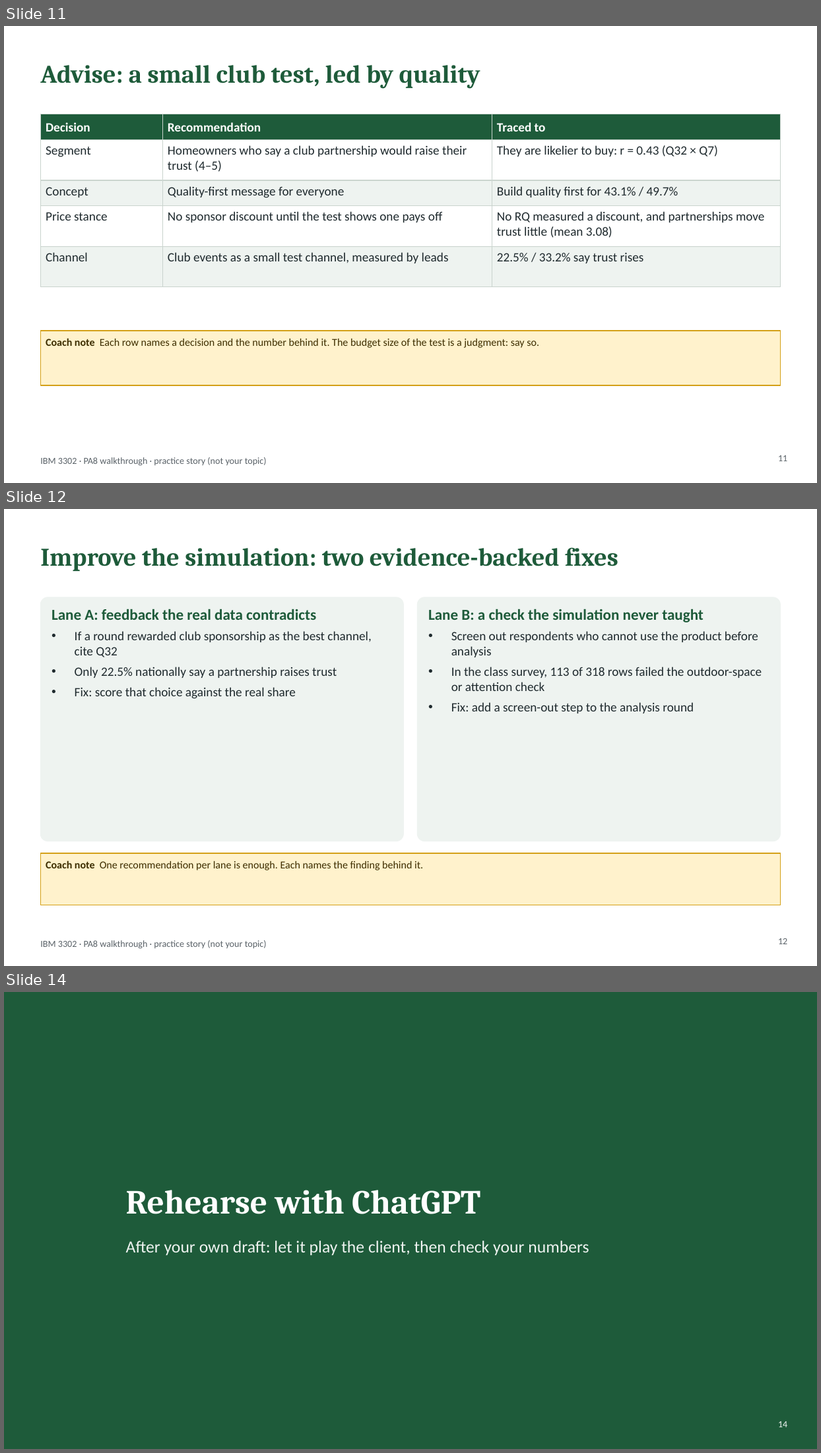
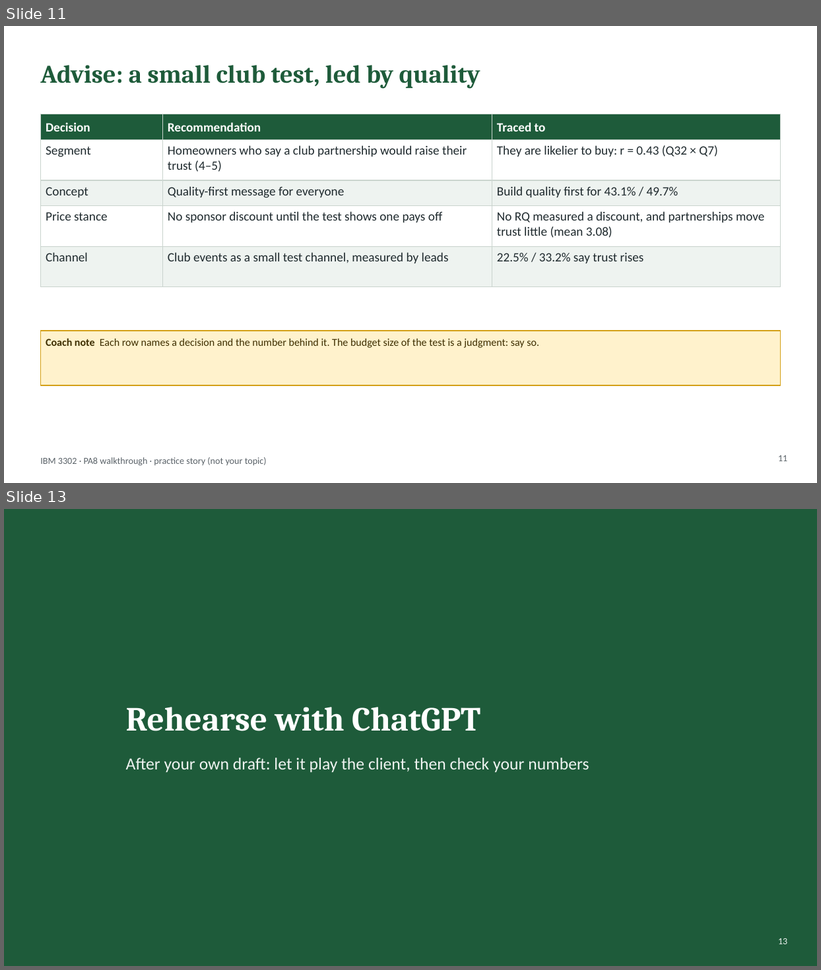
Before and after one commit to lyf718718/mktg-research-sim, a slide deck: hub/files/PA8_Presentation_Walkthrough.pptx. Shown one above the other, each under a label of ours: slides 11, 12 and 14 before the commit, slides 11 and 13 after it; the slides between them are not shown. The pictures are 821x1453 and 821x970 pixels, drawn with LibreOffice and Linux fonts; fonts in the diff are those of the drawing. Boxes give left, top, right and bottom in pixels: in the first picture for what was removed or moved away, otherwise in the second. Text is boxed around its words. In the diff, an @@ line names an element or a change of style, - is before the commit and + after.

Commit message:
Hub: PA8 simplified to the client presentation (12 min + Q&A, deck only, two criteria, optional reflection bonus); new walkthrough video

```diff
--- a/hub/files/PA8_Presentation_Walkthrough.pptx
+++ b/hub/files/PA8_Presentation_Walkthrough.pptx
@@ slide 12 removed at <box>4,509,817,966</box>, background #FFFFFF; not listed: 1 template element that a slide beside it also shows @@
@@ title removed at <box>40,547,618,571</box> @@
-Improve the simulation: two evidence-backed fixes
@@ rounded rectangle removed at <box>40,597,403,842</box> @@
@@ rounded rectangle removed at <box>418,597,781,842</box> @@
@@ text removed at <box>52,609,371,699</box> @@
-Lane A: feedback the real data contradicts
-• If a round rewarded club sponsorship as the best channel, cite Q32
-• Only 22.5% nationally say a partnership raises trust
-• Fix: score that choice against the real share
@@ text removed at <box>428,609,762,714</box> @@
-Lane B: a check the simulation never taught
-• Screen out respondents who cannot use the product before analysis
-• In the class survey, 113 of 318 rows failed the outdoor-space or attention check
-• Fix: add a screen-out step to the analysis round
@@ rectangle removed at <box>40,854,781,906</box> @@
-Coach note One recommendation per lane is enough. Each names the finding behind it.
@@ page number removed at <box>778,939,787,945</box> @@
-12
@@ what was slide 14 is now slide 13 @@
@@ page number at <box>778,939,787,945</box>: text changed @@
-14
+13
```
Also in this commit, not shown: 5 slides changed, 15 other files.
